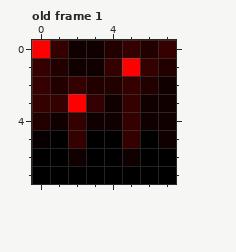
Pixel-art file: core/assets/tileset_hell.aseprite. The picture above was drawn from the file before the commit.
8x8 pixels, 8 frames. Colours within 5 levels of each other are drawn and written as one. Shown: old frame 1. The commit also changed other frames, which this record leaves out.
The result:
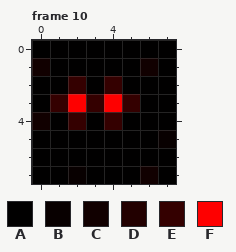
Palette (. is transparent): A #010000  B #080000  C #110000  D #220000  E #340000  F #fe0000
A new or re-ordered frame is compared with the old frame closest to it.
Edits made:
frames 8 -> 10
--- frame 10 is new; against old frame 1
@@ x 0..7 @@
-0 FECCDEDE
-1 EDCCEFED
-2 EDEDDEDC
-3 EEFECECC
-4 DCECCECC
-5 BAEAAEAC
-6 AACAACAA
-7 AAAAAAAA
+0 AAAAAAAA
+1 CAAAAACA
+2 AAEAEAAA
+3 AEFEFEAA
+4 CAEAEAAA
+5 AAAAAAAB
+6 AAAAAAAA
+7 AABAAACA
